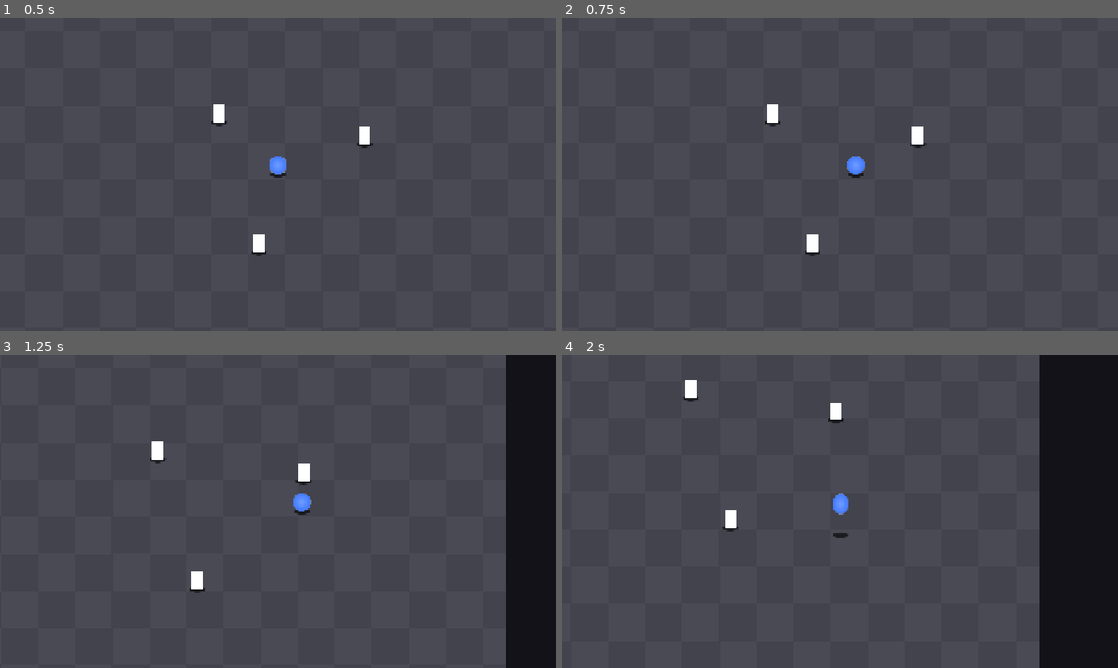
Above: before the commit, frames 1-4 (two rows, left to right).
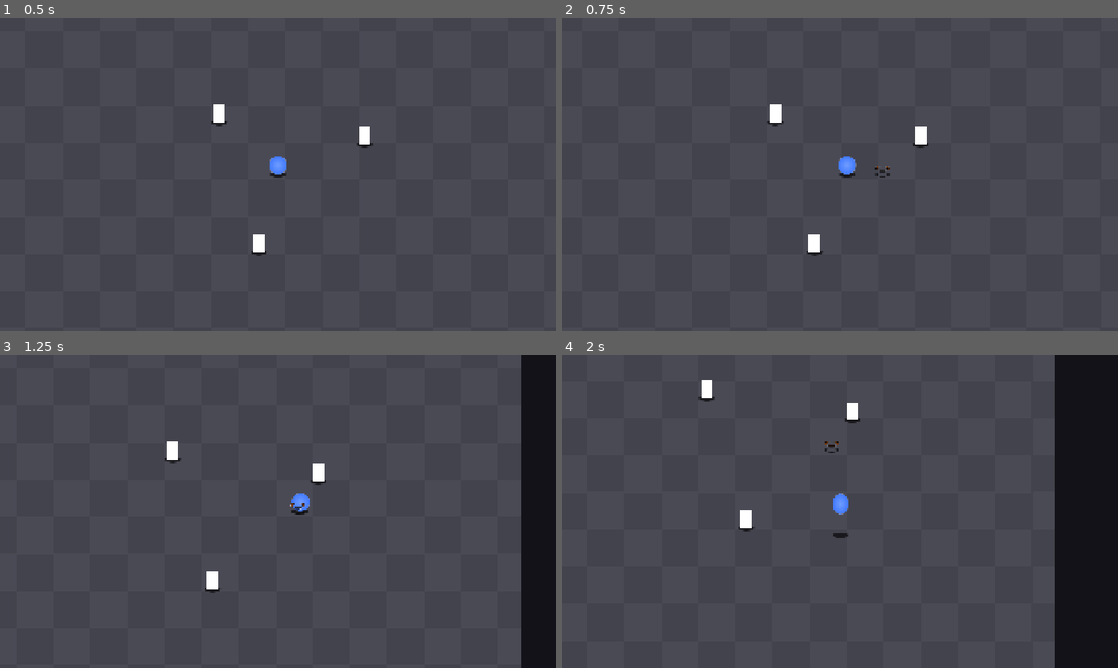
Above: after the commit, the same moments.

Repository: Lucarni-Lucas/entrega-boss-lucarni-lucas
Game: Godot game, scene res://scenes/arena.tscn
The game is run twice, just before and just after one commit, with the same random seed, the same clock (stepped at 60 frames per second) and the same inputs.
Inputs:
- Up to frame 1 (0.5 s): no input
- Up to frame 2 (0.75 s): tap Enter at 0.5 s; hold D (mover_derecha) from 0.53 s (still down); tap Z (boomerang) at 0.6 s
- Up to frame 3 (1.25 s): keep holding D (mover_derecha); tap X (dive) at 0.8 s
- Up to frame 4 (2 s): release D (mover_derecha) at 1.28 s; hold S (mover_abajo) from 1.28 s (still down); tap X (dive) at 1.35 s; tap Space (ground_pound) at 1.55 s

Frame 1 is identical in both runs. In frame 2, 0.5% of the frame differs, in the area x 36-66%, y 27-76%; in frame 3, 3.7%, in the area x 27-94%, y 0-100%; in frame 4, 3.6%.

Commit message:
verbo boomerang throw implementado

Diff:
--- a/entrega-boss-lucarni-lucas/resources/player_params.tres
+++ b/entrega-boss-lucarni-lucas/resources/player_params.tres
@@ -14,4 +14,5 @@
 gp_impacto_duracion = 0.07
 dive_velocidad = 950.0
 dive_impulso_vertical = 550.0
+boomerang_distancia = 190.0
 metadata/_custom_type_script = "uid://bpnf8ftr7uhrk"
--- /dev/null
+++ b/entrega-boss-lucarni-lucas/scenes/boomerang/boomerang.gd
@@ -0,0 +1,91 @@
+extends Area2D
+class_name Boomerang
+
+signal guardado
+
+enum Fase { IDA, FLOTANDO, VUELTA }
+
+@export var destello_radio := 22.0
+@export var destello_achatado := 0.45
+@export var giro := 12.0
+
+var params: PlayerParams
+var z := 0.0
+
+var _fase := Fase.IDA
+var _direccion := Vector2.ZERO
+var _recorrido := 0.0
+var _tiempo_flotando := 0.0
+var _duenio: Player
+var _angulo := 0.0
+
+@onready var _sprite := $Sprite
+@onready var _shadow := $Shadow
+@onready var _chispas: GPUParticles2D = $Sprite/Chispas
+@onready var _destello: Sprite2D = $Sprite/Destello
+@onready var _destello2: Sprite2D = $Sprite/Destello2
+
+func _ready() -> void:
+	body_entered.connect(_on_body_entered)
+
+
+func _on_body_entered(_body: Node2D) -> void:
+	if _fase == Fase.IDA:
+		_cambiar_fase(Fase.FLOTANDO)
+
+
+func lanzar(duenio: Player, direccion: Vector2) -> void:
+	_duenio = duenio
+	params = duenio.params
+	_direccion = direccion
+	z = duenio.z
+	global_position = duenio.global_position
+
+
+func _physics_process(delta: float) -> void:
+	match _fase:
+		Fase.IDA:
+			_avanzar(delta)
+		Fase.FLOTANDO:
+			_flotar(delta)
+		Fase.VUELTA:
+			_volver(delta)
+	_angulo += giro * delta
+	_destello.z_index = -1 if sin(_angulo) < 0.0 else 1
+	_ubicar_destello(_destello, _angulo)
+	_ubicar_destello(_destello2, _angulo + PI)
+	_sprite.position.y = -z - 16
+	_shadow.actualizar(z, params)
+
+
+func _avanzar(delta: float) -> void:
+	var paso := params.boomerang_velocidad * delta
+	global_position += _direccion * paso
+	_recorrido += paso
+	if _recorrido >= params.boomerang_distancia:
+		_cambiar_fase(Fase.FLOTANDO)
+
+
+func _flotar(delta: float) -> void:
+	_tiempo_flotando += delta
+	if _tiempo_flotando >= params.boomerang_duracion:
+		_cambiar_fase(Fase.VUELTA)
+
+
+func _volver(delta: float) -> void:
+	var paso := params.boomerang_velocidad_vuelta * delta
+	global_position = global_position.move_toward(_duenio.global_position, paso)
+	z = move_toward(z, _duenio.z, paso)
+	if global_position.distance_to(_duenio.global_position) < paso:
+		guardado.emit()
+		queue_free()
+
+
+func _cambiar_fase(nueva: Fase) -> void:
+	_fase = nueva
+	_chispas.emitting = nueva == Fase.FLOTANDO
+
+
+func _ubicar_destello(destello: Sprite2D, angulo: float) -> void:
+	destello.position = Vector2(cos(angulo), sin(angulo) * destello_achatado) * destello_radio
+	destello.z_index = -1 if sin(angulo) < 0.0 else 1
--- /dev/null
+++ b/entrega-boss-lucarni-lucas/scenes/boomerang/boomerang.tscn
@@ -0,0 +1,105 @@
+[gd_scene format=3 uid="uid://miq6aanimbvg"]
+
+[ext_resource type="Script" uid="uid://cr5lcpbaims2p" path="res://scenes/boomerang/boomerang.gd" id="1_08vve"]
+[ext_resource type="PackedScene" uid="uid://3nh4upuwnbrk" path="res://scenes/componentes/hitbox.tscn" id="1_8yxac"]
+[ext_resource type="Script" uid="uid://0ou67viw842l" path="res://scenes/player/shadow.gd" id="2_38jis"]
+
+[sub_resource type="CircleShape2D" id="CircleShape2D_38jis"]
+radius = 13.0
+
+[sub_resource type="Gradient" id="Gradient_7jrsh"]
+interpolation_mode = 2
+interpolation_color_space = 2
+offsets = PackedFloat32Array(0.49425286, 0.5862069, 0.7586207, 0.8237548)
+colors = PackedColorArray(1, 1, 1, 0, 0.00047452384, 0.0004745239, 0.0004745236, 0.9667597, 0, 0, 0, 1, 1, 1, 1, 0)
+
+[sub_resource type="GradientTexture2D" id="GradientTexture2D_tave6"]
+gradient = SubResource("Gradient_7jrsh")
+height = 24
+fill = 1
+fill_from = Vector2(0.5, 0.5)
+fill_to = Vector2(0.5, 0)
+
+[sub_resource type="Gradient" id="Gradient_38jis"]
+interpolation_mode = 2
+offsets = PackedFloat32Array(0.21072797, 0.6934866)
+colors = PackedColorArray(1, 1, 1, 1, 1, 1, 1, 0)
+
+[sub_resource type="GradientTexture2D" id="GradientTexture2D_xrivr"]
+gradient = SubResource("Gradient_38jis")
+width = 6
+height = 6
+fill = 1
+fill_from = Vector2(0.5, 0.5)
+
+[sub_resource type="Curve" id="Curve_b1lj4"]
+_data = [Vector2(0, 1), 0.0, 0.0, 0, 0, Vector2(1, 0), 0.0, 0.0, 0, 0]
+point_count = 2
+
+[sub_resource type="CurveTexture" id="CurveTexture_13qdw"]
+curve = SubResource("Curve_b1lj4")
+
+[sub_resource type="ParticleProcessMaterial" id="ParticleProcessMaterial_xrivr"]
+particle_flag_disable_z = true
+emission_shape = 6
+emission_ring_axis = Vector3(0, 0, 1)
+emission_ring_height = 1.0
+emission_ring_radius = 10.0
+emission_ring_inner_radius = 9.0
+emission_ring_cone_angle = 90.0
+direction = Vector3(0, 1, 0)
+initial_velocity_min = 10.0
+initial_velocity_max = 30.0
+gravity = Vector3(0, 80, 0)
+scale_min = 0.39999998
+scale_max = 0.79999995
+alpha_curve = SubResource("CurveTexture_13qdw")
+
+[sub_resource type="Gradient" id="Gradient_tave6"]
+interpolation_mode = 1
+offsets = PackedFloat32Array(0.1724138, 0.42528737, 0.50574714, 0.62068963, 0.68582374)
+colors = PackedColorArray(1, 1, 1, 0, 0, 0, 0, 1, 0.49231848, 0.22935726, 0, 1, 0, 0, 0, 1, 1, 1, 1, 0)
+
+[sub_resource type="GradientTexture2D" id="GradientTexture2D_13qdw"]
+gradient = SubResource("Gradient_tave6")
+width = 54
+height = 18
+fill = 1
+fill_from = Vector2(0.5, 0.5)
+
+[node name="Boomerang" type="Area2D" unique_id=1278144397]
+collision_layer = 0
+script = ExtResource("1_08vve")
+
+[node name="CollisionShape2D" type="CollisionShape2D" parent="." unique_id=1453083831]
+shape = SubResource("CircleShape2D_38jis")
+
+[node name="Shadow" type="Sprite2D" parent="." unique_id=586589681]
+modulate = Color(0, 0, 0, 1)
+texture = SubResource("GradientTexture2D_tave6")
+script = ExtResource("2_38jis")
+
+[node name="Sprite" type="Node2D" parent="." unique_id=1640168229]
+
+[node name="Chispas" type="GPUParticles2D" parent="Sprite" unique_id=1518386694]
+position = Vector2(0, -6)
+scale = Vector2(2.3893464, 0.6271121)
+emitting = false
+texture = SubResource("GradientTexture2D_xrivr")
+lifetime = 0.6
+process_material = SubResource("ParticleProcessMaterial_xrivr")
+
+[node name="Visual" type="Sprite2D" parent="Sprite" unique_id=639908634]
+position = Vector2(0, -5.9999995)
+texture = SubResource("GradientTexture2D_13qdw")
+
+[node name="Destello" type="Sprite2D" parent="Sprite" unique_id=2074469599]
+texture = SubResource("GradientTexture2D_xrivr")
+
+[node name="Destello2" type="Sprite2D" parent="Sprite" unique_id=561034599]
+texture = SubResource("GradientTexture2D_xrivr")
+
+[node name="Hitbox" parent="." unique_id=1321716141 instance=ExtResource("1_8yxac")]
+
+[node name="CollisionPolygon2D" type="CollisionPolygon2D" parent="Hitbox" unique_id=394508236]
+polygon = PackedVector2Array(0, 24, 0, 24, 0, 24)
--- /dev/null
+++ b/entrega-boss-lucarni-lucas/scenes/player/boomerang.gd
@@ -0,0 +1,56 @@
+extends Node
+
+signal lanzo
+
+const estado := Player.Estado.THROW
+const _ESCENA := preload("res://scenes/boomerang/boomerang.tscn")
+const _INTERRUMPIBLES := [Player.Estado.GROUND_POUND, Player.Estado.DIVE]
+
+var _tiempo_recuperacion := 0.0
+var _proyectil: Boomerang
+
+
+func procesar_fisica(player: Player, delta: float) -> void:
+	_actualizar_disponibilidad(player)
+	if player.verbo_activo == self:
+		_tiempo_recuperacion -= delta
+		if _tiempo_recuperacion <= 0.0:
+			player.escala_gravedad = 1.0
+			player.liberar_verbo(self)
+	elif Input.is_action_just_pressed("boomerang"):
+		player.intentar_activar(self)
+
+
+func estados_validos() -> Array:
+	return [Player.Estado.EN_SUELO, Player.Estado.EN_AIRE, Player.Estado.GROUND_POUND, Player.Estado.DIVE]
+
+
+func esta_disponible(player: Player) -> bool:
+	return player.tiene_boomerang
+
+
+func puede_interrumpir(otro: Node) -> bool:
+	return otro.estado in _INTERRUMPIBLES
+
+
+func activar(player: Player) -> void:
+	_proyectil = _ESCENA.instantiate()
+	player.agregar_al_mundo(_proyectil)
+	_proyectil.lanzar(player, player.ultima_direccion)
+	player.tiene_boomerang = false
+	_tiempo_recuperacion = player.params.throw_duracion
+	player.escala_gravedad = player.params.throw_escala_gravedad
+	player.velocidad_z = 0.0
+	lanzo.emit()
+
+
+func cancelar(player: Player) -> void:
+	player.escala_gravedad = 1.0
+
+
+func _actualizar_disponibilidad(player: Player) -> void:
+	if is_instance_valid(_proyectil):
+		return
+	_proyectil = null
+	if player.esta_en_suelo():
+		player.tiene_boomerang = true
--- a/entrega-boss-lucarni-lucas/scenes/player/dive.gd
+++ b/entrega-boss-lucarni-lucas/scenes/player/dive.gd
@@ -3,6 +3,7 @@
 signal termino(posicion: Vector2)
 
 const estado := Player.Estado.DIVE
+const _INTERRUMPIBLES := [Player.Estado.GROUND_POUND, Player.Estado.THROW]
 
 var _direccion := Vector2.ZERO
 
@@ -15,7 +16,7 @@
 
 
 func estados_validos() -> Array:
-	return [Player.Estado.EN_AIRE, Player.Estado.GROUND_POUND]
+	return [Player.Estado.EN_AIRE, Player.Estado.GROUND_POUND, Player.Estado.THROW]
 
 
 func esta_disponible(_player: Player) -> bool:
@@ -23,7 +24,7 @@
 
 
 func puede_interrumpir(otro: Node) -> bool:
-	return otro.estado == Player.Estado.GROUND_POUND
+	return otro.estado in _INTERRUMPIBLES
 
 
 func activar(player: Player) -> void:
--- a/entrega-boss-lucarni-lucas/scenes/player/player.gd
+++ b/entrega-boss-lucarni-lucas/scenes/player/player.gd
@@ -3,7 +3,7 @@
 
 signal aterrizo
 
-enum Estado { EN_SUELO, EN_AIRE, DIVE, GROUND_POUND, VAULT }
+enum Estado { EN_SUELO, EN_AIRE, DIVE, GROUND_POUND, VAULT, THROW }
 
 @export var params: PlayerParams
 
@@ -22,6 +22,7 @@
 @onready var _slash := $Slash
 @onready var _ground_pound := $GroundPound
 @onready var _dive := $Dive
+@onready var _boomerang := $Boomerang
 
 
 func _ready() -> void:
@@ -35,6 +36,7 @@
 	_jump.procesar_fisica(self, delta)
 	_ground_pound.procesar_fisica(self, delta)
 	_dive.procesar_fisica(self, delta)
+	_boomerang.procesar_fisica(self, delta)
 	move_and_slide()
 
 	_actualizar_altura(delta)
@@ -82,6 +84,10 @@
 		verbo_activo = null
 
 
+func agregar_al_mundo(nodo: Node) -> void:
+	get_parent().add_child(nodo)
+
+
 func _velocidad_en_pantalla() -> Vector2:
 	if esta_en_suelo():
 		return Vector2.ZERO
--- a/entrega-boss-lucarni-lucas/scenes/player/player.tscn
+++ b/entrega-boss-lucarni-lucas/scenes/player/player.tscn
@@ -10,6 +10,7 @@
 [ext_resource type="Script" uid="uid://bfwby6p3g0g2b" path="res://scenes/player/ground_pound.gd" id="7_5gtgg"]
 [ext_resource type="Script" uid="uid://k8n1pu7q2iwu" path="res://scenes/player/slash.gd" id="7_qek5x"]
 [ext_resource type="Script" uid="uid://15u2qppeefqe" path="res://scenes/player/dive.gd" id="9_h17s1"]
+[ext_resource type="Script" uid="uid://bsiwgjcw1wblq" path="res://scenes/player/boomerang.gd" id="10_je7p5"]
 
 [sub_resource type="CircleShape2D" id="CircleShape2D_xrivr"]
 radius = 1.0
@@ -97,6 +98,9 @@
 [node name="Dive" type="Node" parent="." unique_id=1097185342]
 script = ExtResource("9_h17s1")
 
+[node name="Boomerang" type="Node" parent="." unique_id=1852323145]
+script = ExtResource("10_je7p5")
+
 [node name="Slash" type="Node2D" parent="." unique_id=216322306]
 script = ExtResource("7_qek5x")
 
--- a/entrega-boss-lucarni-lucas/scenes/player/walk.gd
+++ b/entrega-boss-lucarni-lucas/scenes/player/walk.gd
@@ -1,12 +1,14 @@
 extends Node
 
-const _ESTADOS_VALIDOS := [Player.Estado.EN_SUELO, Player.Estado.EN_AIRE]
+const _ESTADOS_VALIDOS := [Player.Estado.EN_SUELO, Player.Estado.EN_AIRE, Player.Estado.THROW]
 
 
 func procesar_fisica(player: Player, _delta: float) -> void:
-	if not player.estado_actual() in _ESTADOS_VALIDOS:
+	var estado := player.estado_actual()
+	if not estado in _ESTADOS_VALIDOS:
 		return
 	var direccion := Input.get_vector("mover_izquierda", "mover_derecha", "mover_arriba", "mover_abajo")
-	player.velocity = direccion * player.params.velocidad
+	var factor := player.params.throw_factor_velocidad if estado == Player.Estado.THROW else 1.0
+	player.velocity = direccion * player.params.velocidad * factor
 	if direccion != Vector2.ZERO:
 		player.ultima_direccion = direccion
--- a/entrega-boss-lucarni-lucas/scripts/player_params.gd
+++ b/entrega-boss-lucarni-lucas/scripts/player_params.gd
@@ -59,4 +59,10 @@
 @export var dive_cargas_max: int = 1
 
 @export_group("Boomerang")
+@export_range(0, 3000, 10, "suffix:px/s") var boomerang_velocidad: float = 1200.0
+@export_range(0, 1000, 10, "suffix:px") var boomerang_distancia: float = 350.0
 @export_range(0, 5, 0.1, "suffix:s") var boomerang_duracion: float = 1.2
+@export_range(0, 3000, 10, "suffix:px/s") var boomerang_velocidad_vuelta: float = 1400.0
+@export_range(0, 1, 0.01, "suffix:s") var throw_duracion: float = 0.15
+@export_range(0, 1, 0.05) var throw_factor_velocidad: float = 0.2
+@export_range(0, 1, 0.05) var throw_escala_gravedad: float = 0.0
Not shown, added: entrega-boss-lucarni-lucas/scenes/boomerang/boomerang.gd.uid
Not shown, added: entrega-boss-lucarni-lucas/scenes/player/boomerang.gd.uid
Not shown: 1 places in entrega-boss-lucarni-lucas/scenes/player/player.tscn that only renumber resources
